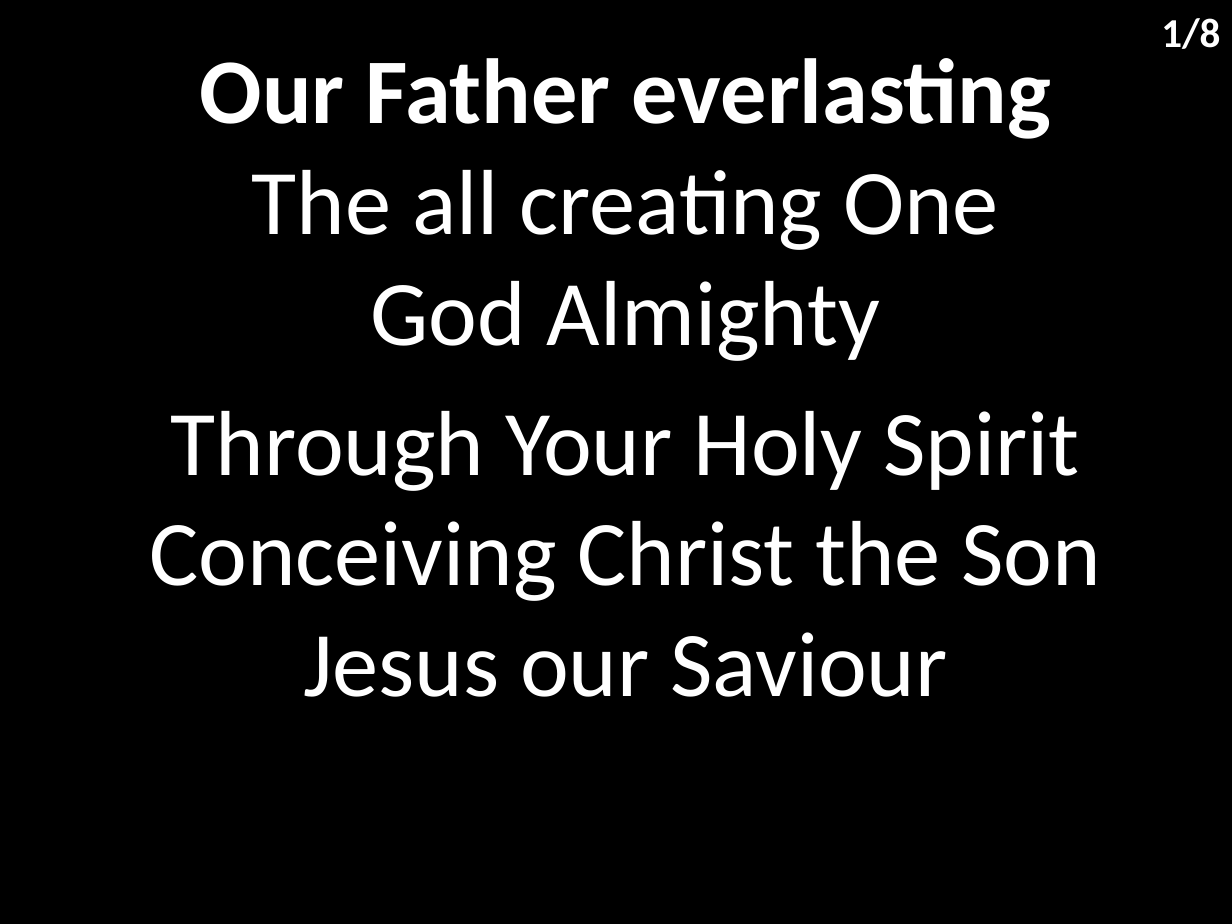
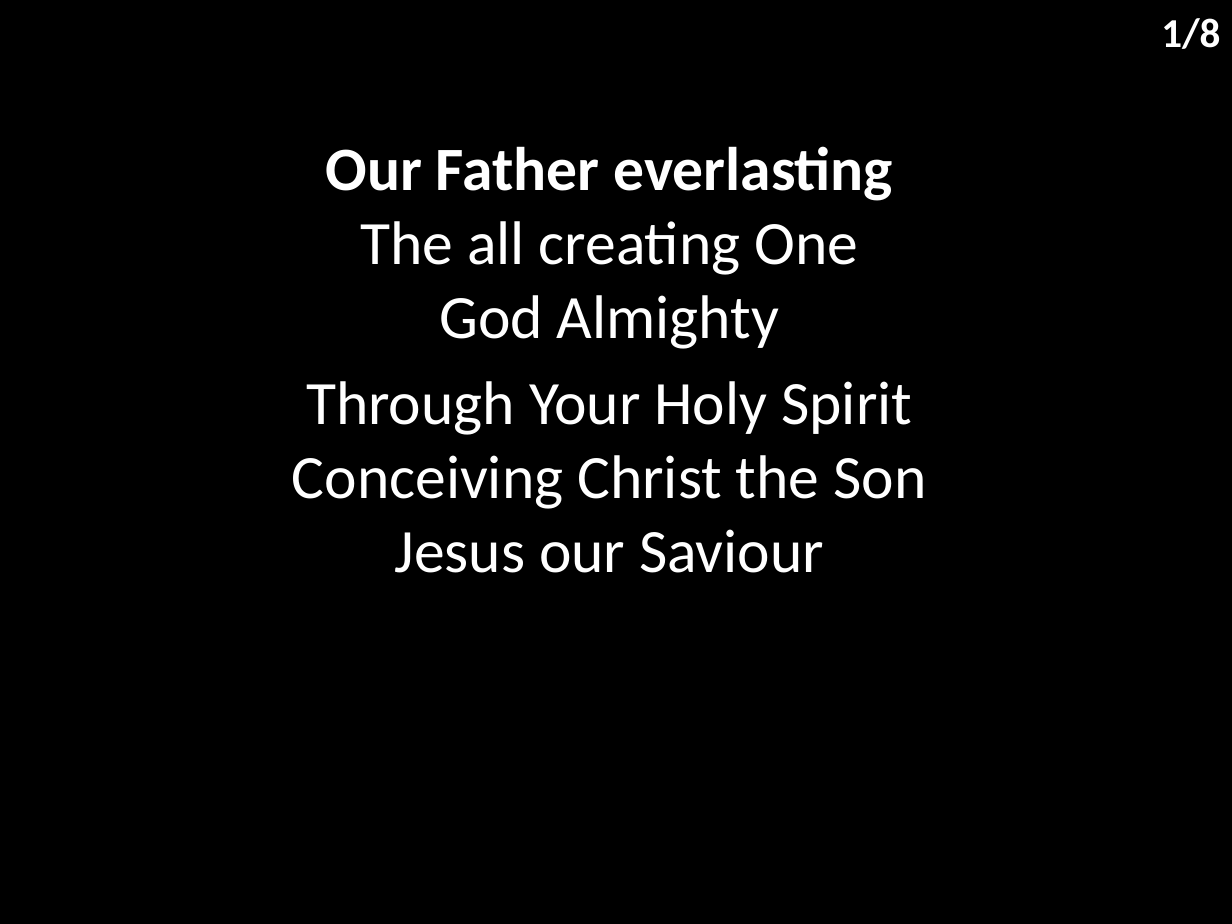
Before and after one commit to hoo-are-ya/worship, a slide deck: slide 2 of docs/songs/this i believe.pptx. Drawn at 1232x924 pixels with LibreOffice and Linux fonts; fonts in the diff are those of the drawing. Boxes give left, top, right and bottom in pixels: in the first picture for what was removed or moved away, otherwise in the second. Text is boxed around its words. In the diff, an @@ line names an element or a change of style, - is before the commit and + after.

```diff
--- a/docs/songs/this i believe.pptx
+++ b/docs/songs/this i believe.pptx
@@ subtitle "Our Father everlasting The all ..." moved from (x1=149, y1=58, x2=1102, y2=697) to (x1=292, y1=146, x2=926, y2=573) @@
@@ subtitle "Our Father everlasting The all ..." at (x1=292, y1=146, x2=926, y2=573): size 54 to 36 pt; less space between paragraphs @@
```
Also in this commit, not shown: 8 other slides changed, 7 other files.
